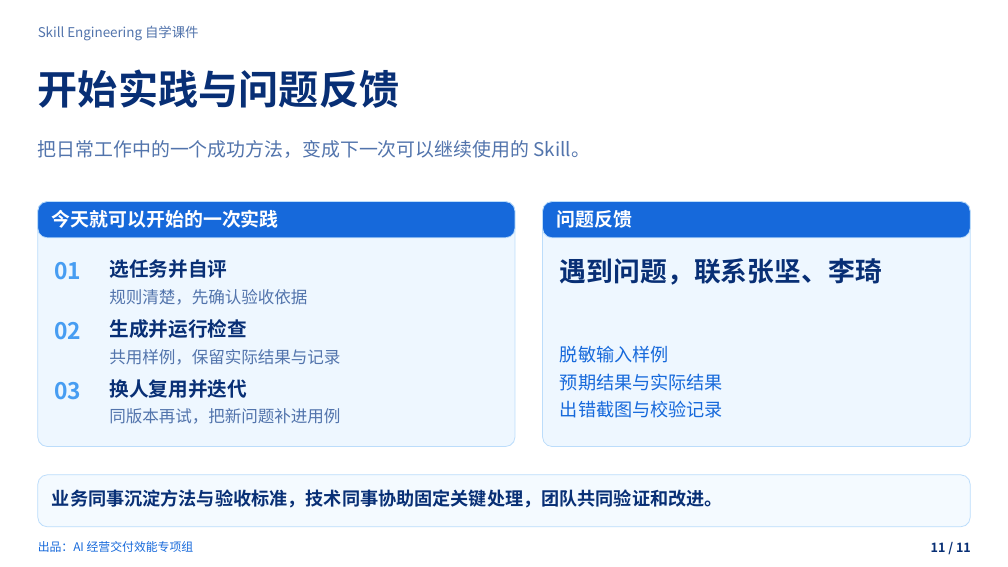
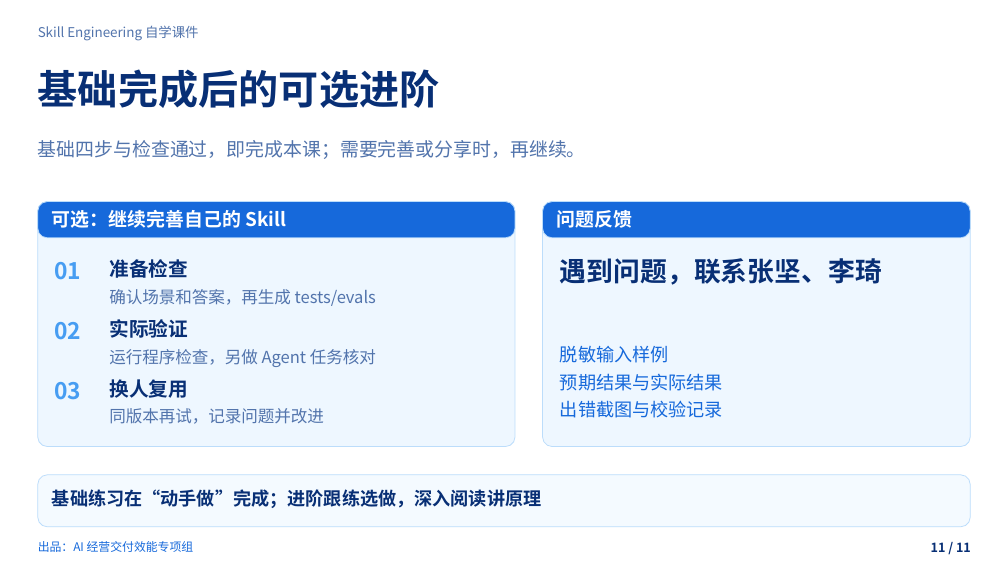
Before and after one commit to zhangjian0410/skill-engineering-guide, a slide deck: slide 11 of dist/downloads/skill-engineering.pptx. Drawn at 1008x567 pixels with LibreOffice and Linux fonts; fonts in the diff are those of the drawing; background and template pictures are left out. Boxes give left, top, right and bottom in pixels: in the first picture for what was removed or moved away, otherwise in the second. Text is boxed around its words. In the diff, an @@ line names an element or a change of style, - is before the commit and + after.

Commit message:
Separate Skill basics, optional advanced practice and explanatory reading

```diff
--- a/dist/downloads/skill-engineering.pptx
+++ b/dist/downloads/skill-engineering.pptx
@@ text at (x1=38, y1=69, x2=440, y2=108): text changed @@
-开始实践与问题反馈
+基础完成后的可选进阶
@@ text at (x1=38, y1=140, x2=586, y2=159): text changed @@
-把日常工作中的一个成功方法，变成下一次可以继续使用的 Skill。
+基础四步与检查通过，即完成本课；需要完善或分享时，再继续。
@@ text at (x1=52, y1=210, x2=286, y2=228): text changed @@
-今天就可以开始的一次实践
+可选：继续完善自己的 Skill
@@ text at (x1=109, y1=259, x2=188, y2=278): text changed @@
-选任务并自评
+准备检查
@@ text at (x1=109, y1=289, x2=376, y2=306): text changed @@
-规则清楚，先确认验收依据
+确认场景和答案，再生成 tests/evals
@@ text at (x1=109, y1=319, x2=188, y2=338): text changed @@
-生成并运行检查
+实际验证
@@ text at (x1=109, y1=349, x2=376, y2=367): text changed @@
-共用样例，保留实际结果与记录
+运行程序检查，另做 Agent 任务核对
@@ text at (x1=109, y1=379, x2=188, y2=398): text changed @@
-换人复用并迭代
+换人复用
@@ text at (x1=109, y1=408, x2=324, y2=424): text changed @@
-同版本再试，把新问题补进用例
+同版本再试，记录问题并改进
@@ text at (x1=52, y1=489, x2=542, y2=508): text changed @@
-业务同事沉淀方法与验收标准，技术同事协助固定关键处理，团队共同验证和改进。
+基础练习在“动手做”完成；进阶跟练选做，深入阅读讲原理
```
Also in this commit, not shown: 32 other files.
